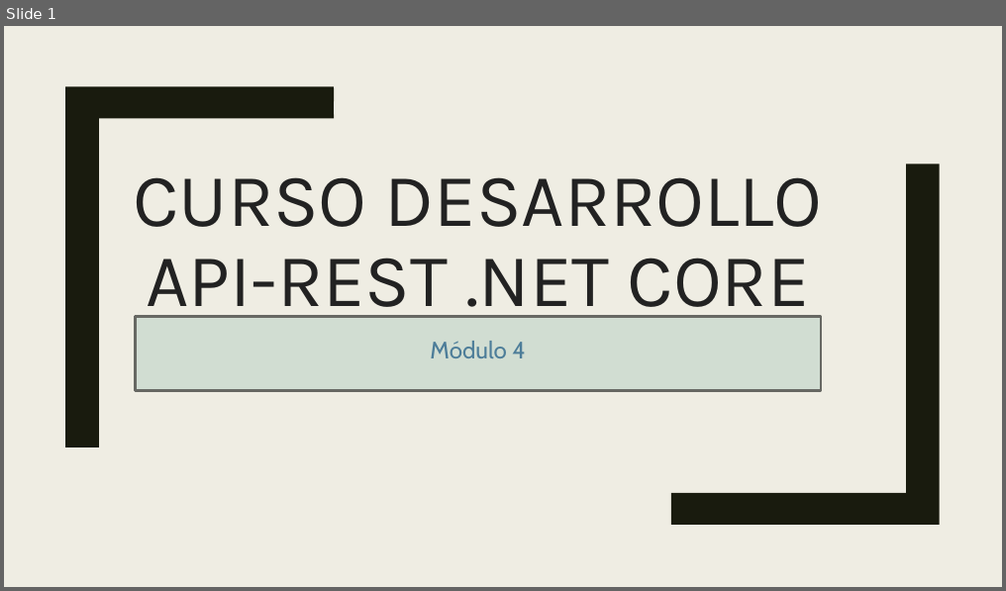
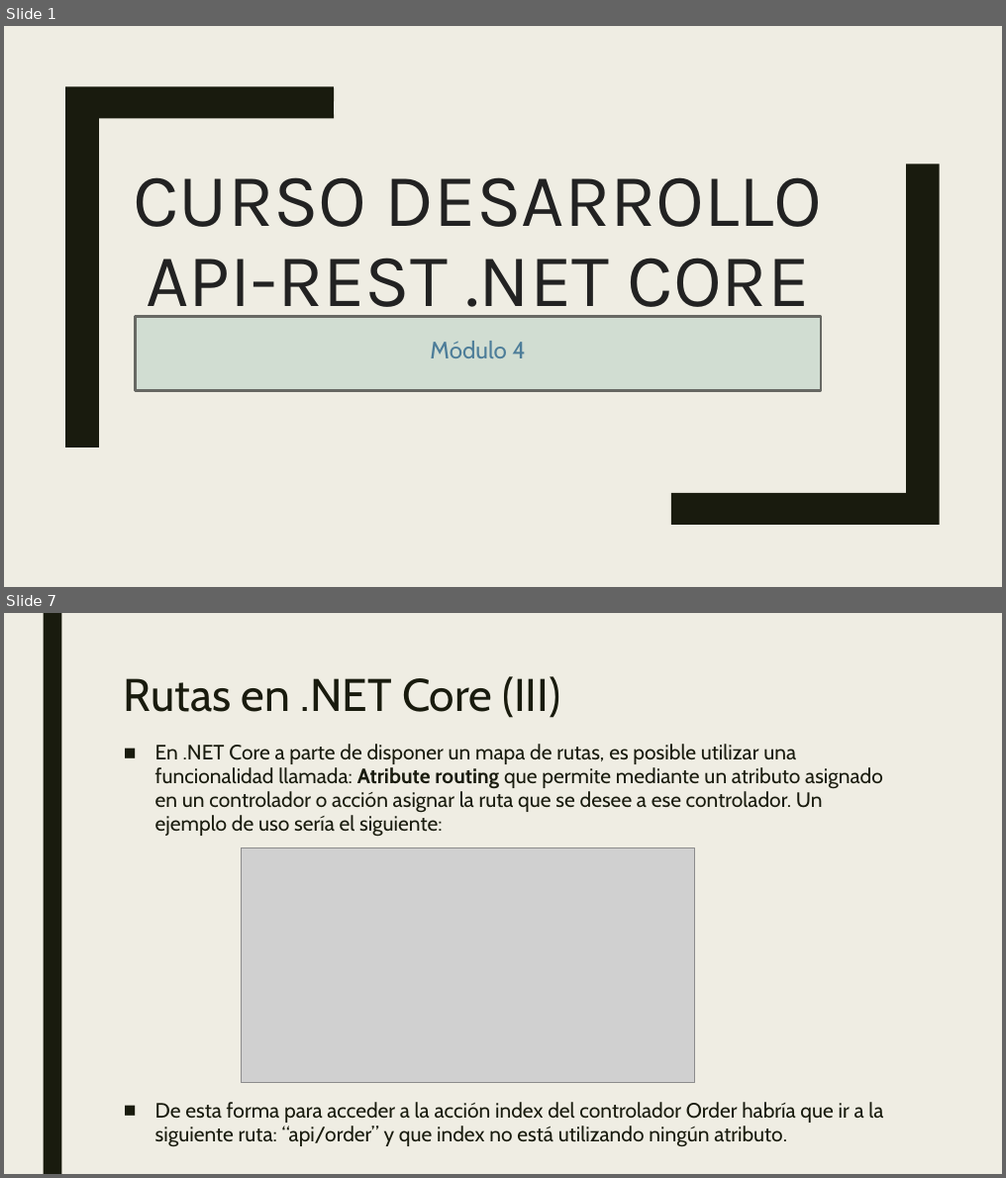
Before and after one commit to dadjh85/Demo4-Curso-.NetCore3.1, a slide deck: doc/Demo4- Curso .NET Core.pptx. Shown one above the other, each under a label of ours: slide 1 before the commit, slides 1 and 7 after it; the slides between them are not shown. The pictures are 1006x591 and 1006x1178 pixels, drawn with LibreOffice and Linux fonts; fonts in the diff are those of the drawing; grey boxes stand for pictures. Boxes give left, top, right and bottom in pixels: in the first picture for what was removed or moved away, otherwise in the second. Text is boxed around its words. In the diff, an @@ line names an element or a change of style, - is before the commit and + after.

Commit message:
* Adding Routing .NET Core

```diff
--- a/doc/Demo4- Curso .NET Core.pptx
+++ b/doc/Demo4- Curso .NET Core.pptx
@@ slide 7 added at (x1=4, y1=613, x2=1002, y2=1174), background #EFEDE3 @@
@@ rectangle added at (x1=43, y1=613, x2=61, y2=1174), fill #191B0E @@
@@ title added at (x1=124, y1=676, x2=560, y2=718), 44 pt, text #191B0E @@
+Rutas en .NET Core (III)
@@ text added at (x1=155, y1=744, x2=883, y2=1148), 20 pt, text #191B0E @@
+■ En .NET Core a parte de disponer un mapa de rutas, es posible utilizar una funcionalidad llamada: Atribute routing que permite mediante un atributo asignado en un controlador o acción asignar la ruta que se desee a ese controlador. Un ejemplo de uso sería el siguiente:
+■ De esta forma para acceder a la acción index del controlador Order habría que ir a la siguiente ruta: “api/order” y que index no está utilizando ningún atributo.
@@ picture added at (x1=241, y1=849, x2=694, y2=1084) @@
```
Also in this commit, not shown: 1 slide changed, 5 other slides added, 5 other files.
